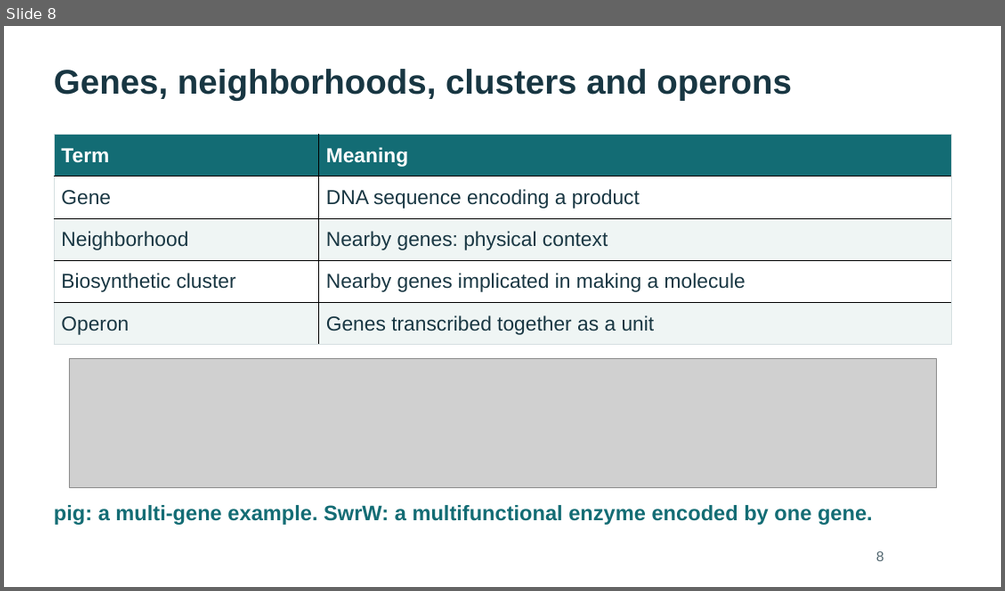
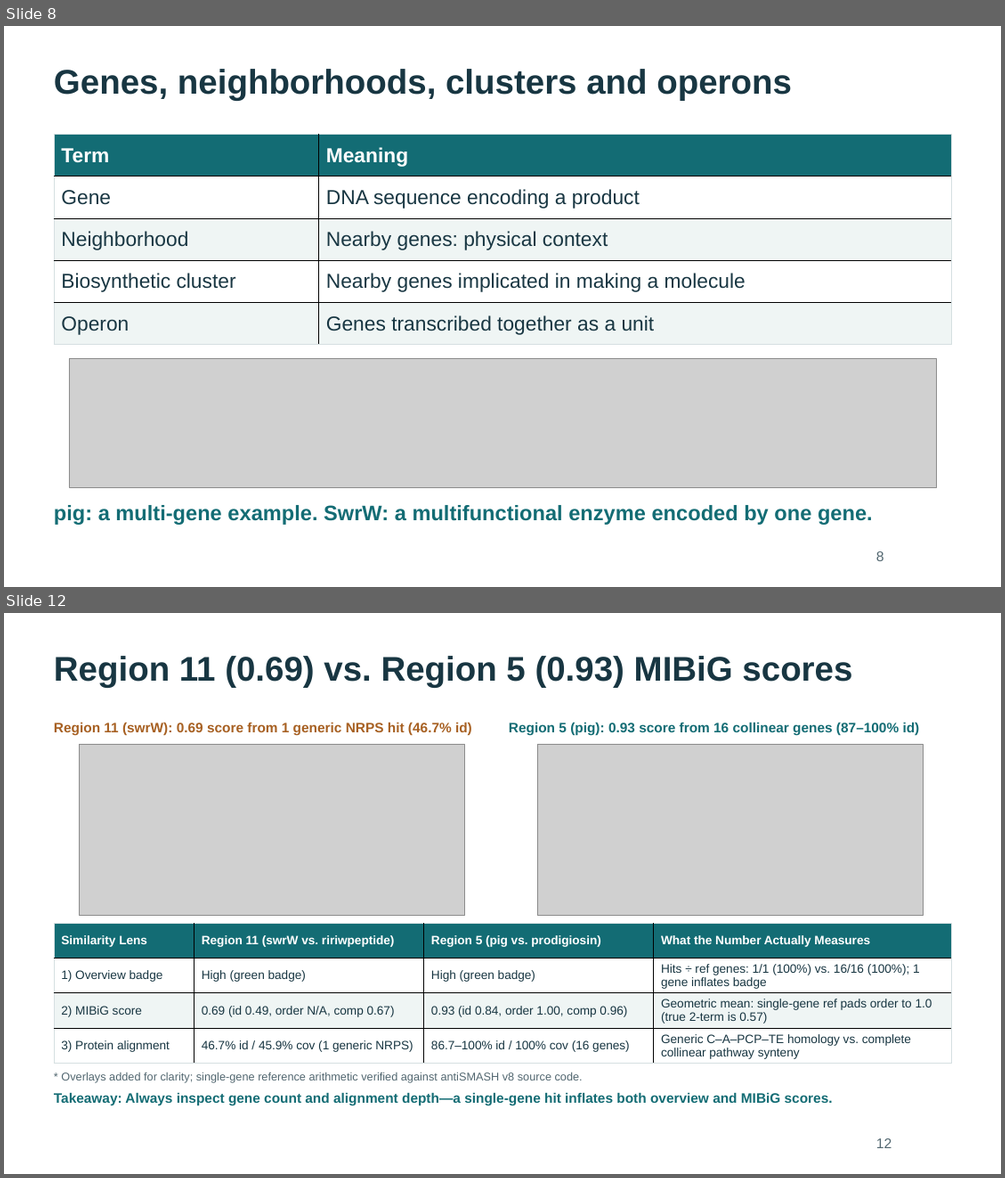
Before and after one commit to WhyAdr/sm-manu, a slide deck: explainer/NMZ-Serratia-genomics-explainer-2026-10-20.pptx. Shown one above the other, each under a label of ours: slide 8 before the commit, slides 8 and 12 after it; the slides between them are not shown. The pictures are 1005x591 and 1005x1178 pixels, drawn with LibreOffice and Linux fonts; fonts in the diff are those of the drawing; grey boxes stand for pictures. Boxes give left, top, right and bottom in pixels: in the first picture for what was removed or moved away, otherwise in the second. Text is boxed around its words. In the diff, an @@ line names an element or a change of style, - is before the commit and + after.

Commit message:
Add serratamolide chemistry and pan-proteome slides (44-slide deck); alt text, 3-lens antiSMASH slide, aromatic split; soften absence claims; rebuild PPTX/PDFs

```diff
--- a/explainer/NMZ-Serratia-genomics-explainer-2026-10-20.pptx
+++ b/explainer/NMZ-Serratia-genomics-explainer-2026-10-20.pptx
@@ slide 12 added at box(4, 613, 1001, 1174), background #FFFFFF @@
@@ text added at box(54, 656, 852, 688), 33 pt, text #183642, bold @@
+Region 11 (0.69) vs. Region 5 (0.93) MIBiG scores
@@ text added at box(54, 722, 472, 735), 13.1 pt, text #A76022, bold @@
+Region 11 (swrW): 0.69 score from 1 generic NRPS hit (46.7% id)
@@ picture added at box(80, 744, 465, 915) @@
@@ text added at box(509, 722, 920, 735), 13.1 pt, text #136C74, bold @@
+Region 5 (pig): 0.93 score from 16 collinear genes (87–100% id)
@@ picture added at box(537, 744, 923, 915) @@
@@ table added at box(54, 924, 952, 1064), 4 rows, 4 columns @@
+Similarity Lens | Region 11 (swrW vs. ririwpeptide) | Region 5 (pig vs. prodigiosin) | What the Number Actually Measures
+1) Overview badge | High (green badge) | High (green badge) | Hits ÷ ref genes: 1/1 (100%) vs. 16/16 (100%); 1 gene inflates badge
+2) MIBiG score | 0.69 (id 0.49, order N/A, comp 0.67) | 0.93 (id 0.84, order 1.00, comp 0.96) | Geometric mean: single-gene ref pads order to 1.0 (true 2-term is 0.57)
+3) Protein alignment | 46.7% id / 45.9% cov (1 generic NRPS) | 86.7–100% id / 100% cov (16 genes) | Generic C–A–PCP–TE homology vs. complete collinear pathway synteny
@@ text added at box(54, 1092, 833, 1106), 13.1 pt, text #136C74, bold @@
+Takeaway: Always inspect gene count and alignment depth—a single-gene hit inflates both overview and MIBiG scores.
@@ text added at box(61, 1072, 582, 1083), 10.9 pt, text #526770 @@
+* Overlays added for clarity; single-gene reference arithmetic verified against antiSMASH v8 source code.
@@ text added at box(876, 1138, 891, 1148), 13.5 pt, text #526770 @@
+12
```
Also in this commit, not shown: 20 slides changed, 4 other slides added, 1 slide removed, 12 other files.
